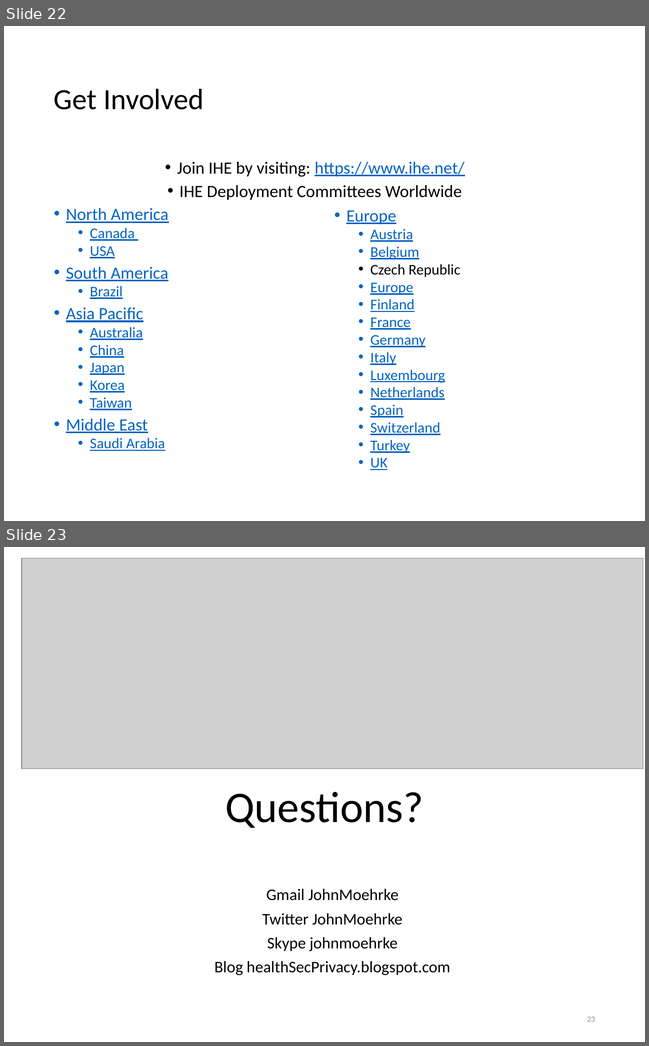
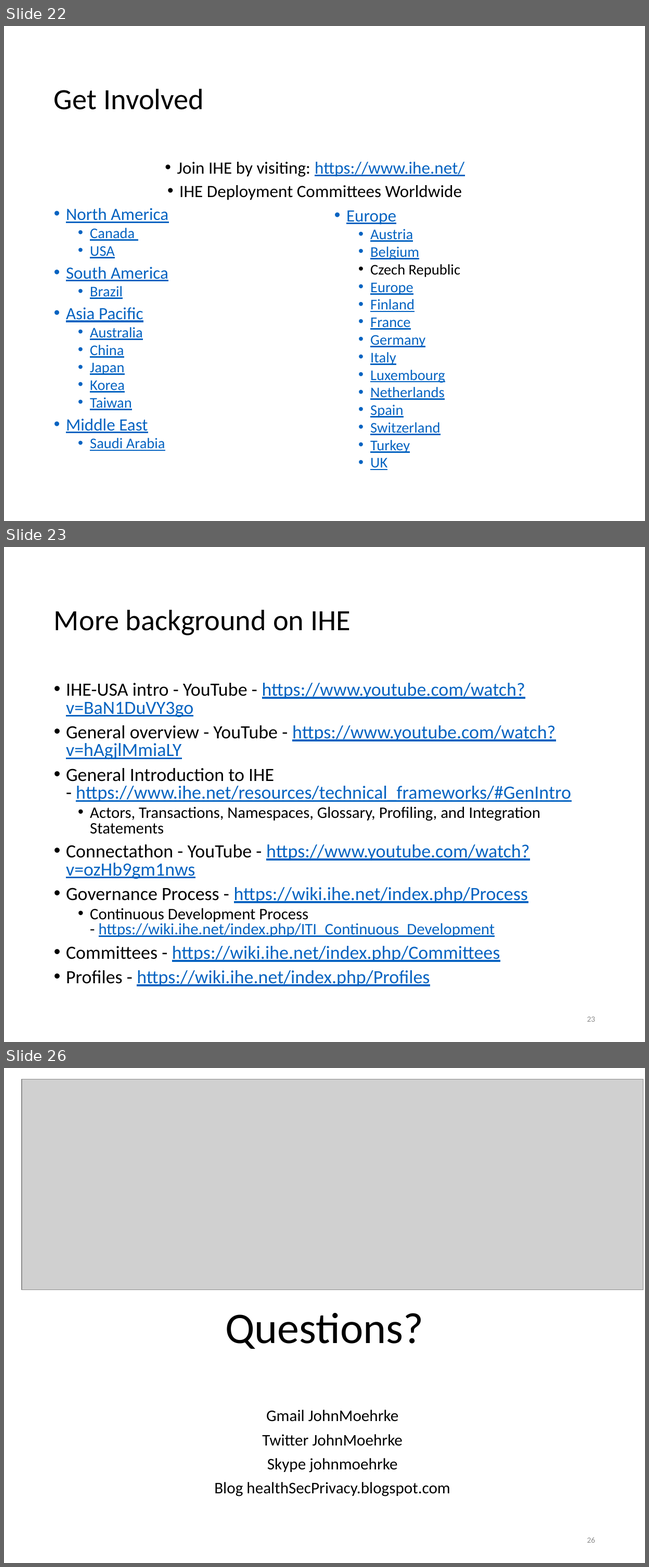
Before and after one commit to IHE/IT-Infrastructure, a slide deck: Presentations/IHE-and-HL7.pptx. Shown one above the other, each under a label of ours: slides 22 and 23 before the commit, slides 22, 23 and 26 after it; the slides between them are not shown. The pictures are 649x1046 and 649x1567 pixels, drawn with LibreOffice and Linux fonts; fonts in the diff are those of the drawing; grey boxes stand for pictures. Boxes give left, top, right and bottom in pixels: in the first picture for what was removed or moved away, otherwise in the second. Text is boxed around its words. In the diff, an @@ line names an element or a change of style, - is before the commit and + after.

```diff
--- a/Presentations/IHE-and-HL7.pptx
+++ b/Presentations/IHE-and-HL7.pptx
@@ slide 23 added at (x1=4, y1=547, x2=645, y2=1042), background #FFFFFF @@
@@ title added at (x1=54, y1=609, x2=350, y2=635), 36.3 pt, text #000000 @@
+More background on IHE
@@ text added at (x1=66, y1=683, x2=571, y2=986), 23.1 pt, text #0563C1, underline @@
+• IHE-USA intro - YouTube - https://www.youtube.com/watch?v=BaN1DuVY3go
+• General overview - YouTube - https://www.youtube.com/watch?v=hAgjlMmiaLY
+• General Introduction to IHE - https://www.ihe.net/resources/technical_frameworks/#GenIntro
+  • Actors, Transactions, Namespaces, Glossary, Profiling, and Integration Statements
+• Connectathon - YouTube - https://www.youtube.com/watch?v=ozHb9gm1nws
+• Governance Process - https://wiki.ihe.net/index.php/Process
+  • Continuous Development Process - https://wiki.ihe.net/index.php/ITI_Continuous_Development
+• Committees - https://wiki.ihe.net/index.php/Committees
+• Profiles - https://wiki.ihe.net/index.php/Profiles
@@ page number added at (x1=587, y1=1017, x2=595, y2=1022), 9.9 pt, text #8C8C8C @@
+23
@@ what was slide 23 is now slide 26 @@
@@ page number at (x1=587, y1=1537, x2=595, y2=1543): text changed @@
-23
+26
```
Also in this commit, not shown: 2 slides changed, 2 other slides added.
